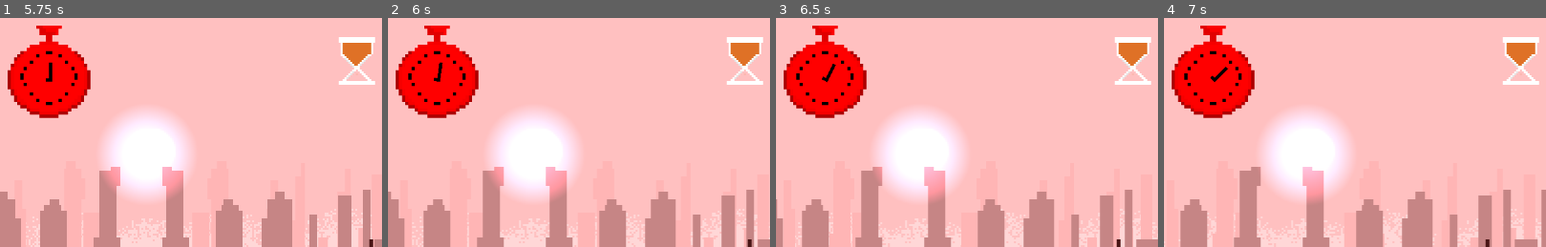
Above: before the commit, frames 1-4 (left to right).
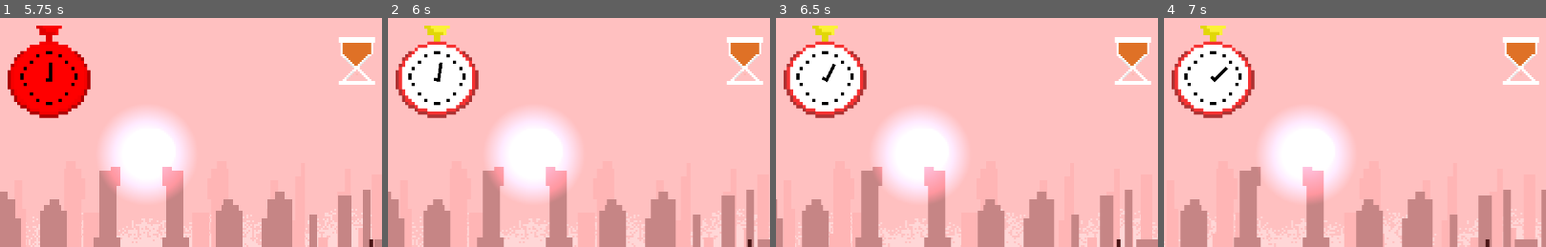
Above: after the commit, the same moments.

Repository: ItzAshmit/Inverse-flappy-bird
Game: Godot game, scene res://Scenes/main_menu.tscn
Two runs of this game, one before a commit and one after it. Both use one fixed random seed, a clock stepped at 60 frames per second and the inputs below.
Inputs (mouse positions are % of the whole screen's width and height, from its top left):
- Up to frame 1 (5.75 s): click "Play" at 0.5 s; tap Enter at 1.25, 2.75, 4.25 s; move the mouse to (72, 45) at 1.27 s; click (72, 45) at 1.42 s; tap Space at 2, 3.5, 5 s; move the mouse to (30, 55) at 2.02 s; click (30, 55) at 2.17 s; move the mouse to (60, 28) at 2.77 s; click (60, 28) at 2.92 s; move the mouse to (45, 70) at 3.52 s; click (45, 70) at 3.67 s; move the mouse to (80, 65) at 4.27 s; click (80, 65) at 4.42 s; move the mouse to (20, 35) at 5.02 s; click (20, 35) at 5.17 s
- Up to frame 2 (6 s): move the mouse to (55, 50) at 5.77 s; click (55, 50) at 5.92 s
- Up to frame 3 (6.5 s): no input
- Up to frame 4 (7 s): move the mouse to (35, 25) at 6.52 s; click (35, 25) at 6.67 s
The pictures show only the part of the screen within x 47-97%, y 0-50%; the shares and areas given below are measured in that part.

Frame 1 is identical in both runs. In frame 2, 5.6% of the frame differs, in the area x 2-24%, y 3-44%; in frame 3, 5.6%; in frame 4, 5.6%.

Commit message:
kardiya push

Diff:
--- a/Scenes/game_over.tscn
+++ b/Scenes/game_over.tscn
@@ -3,12 +3,12 @@
 [ext_resource type="Script" uid="uid://da3pis5jsyuu3" path="res://Scripts/game_over.gd" id="1_ojehl"]
 
 [sub_resource type="StyleBoxFlat" id="StyleBoxFlat_rjluv"]
-bg_color = Color(0, 0.83333325, 1, 0.078431375)
+bg_color = Color(0, 0.83333325, 1, 0)
 border_width_left = 100
 border_width_top = 100
 border_width_right = 100
 border_width_bottom = 100
-border_color = Color(0, 0.8, 0.4533333, 1)
+border_color = Color(0, 0.8, 0.4533333, 0)
 border_blend = true
 corner_radius_bottom_right = 50
 corner_radius_bottom_left = 50
@@ -164,7 +164,7 @@
 theme_override_styles/normal = SubResource("StyleBoxFlat_ojehl")
 theme_override_styles/pressed = SubResource("StyleBoxFlat_8fo1c")
 theme_override_styles/hover = SubResource("StyleBoxFlat_ek8ke")
-text = "Next Level"
+text = "Main Menu"
 
 [node name="Button4" type="Button" parent="." unique_id=1316815170]
 layout_mode = 1
@@ -180,8 +180,8 @@
 theme_override_styles/normal = SubResource("StyleBoxFlat_gjtdd")
 theme_override_styles/pressed = SubResource("StyleBoxFlat_uylih")
 theme_override_styles/hover = SubResource("StyleBoxFlat_3817r")
-text = "Main Menu"
+text = "Next Level"
 
 [connection signal="pressed" from="Button2" to="." method="_on_button_2_pressed"]
-[connection signal="pressed" from="Button3" to="." method="_on_next_level_pressed"]
-[connection signal="pressed" from="Button4" to="." method="_on_button_3_pressed"]
+[connection signal="pressed" from="Button3" to="." method="_on_button_3_pressed"]
+[connection signal="pressed" from="Button4" to="." method="_on_next_level_pressed"]
--- a/Scenes/levels/level5.tscn
+++ b/Scenes/levels/level5.tscn
@@ -2,6 +2,9 @@
 
 [ext_resource type="PackedScene" uid="uid://br7dxfo4bl2nb" path="res://Scenes/levels/baselevel.tscn" id="1_0oj8u"]
 [ext_resource type="PackedScene" uid="uid://df2rcrua7wqpf" path="res://Scenes/birds/bird.tscn" id="2_0kbvy"]
+
+[sub_resource type="StyleBoxFlat" id="StyleBoxFlat_0kbvy"]
+bg_color = Color(0.6, 0.6, 0.6, 0)
 
 [node name="MainGame2" unique_id=1605266567 instance=ExtResource("1_0oj8u")]
 
@@ -31,6 +34,8 @@
 offset_right = 1160.0
 offset_bottom = 122.0
 grow_horizontal = 0
+theme_override_styles/pressed = SubResource("StyleBoxFlat_0kbvy")
+theme_override_styles/hover = SubResource("StyleBoxFlat_0kbvy")
 toggle_mode = true
 text = "clickme"
 
--- a/Scripts/clock.gd
+++ b/Scripts/clock.gd
@@ -4,6 +4,7 @@
 
 
 func start_clock(time):
+	modulate = Color(1.0,1.0,1.0,1.0)
 	var tween = create_tween()
 	tween.tween_property($hand, "rotation_degrees", 360, time)
 	await tween.finished
